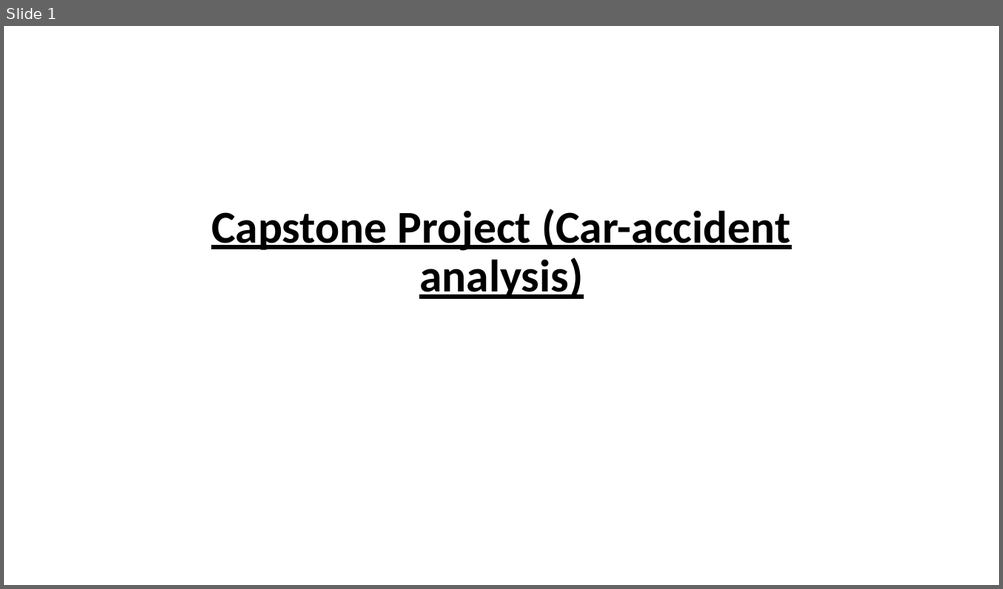
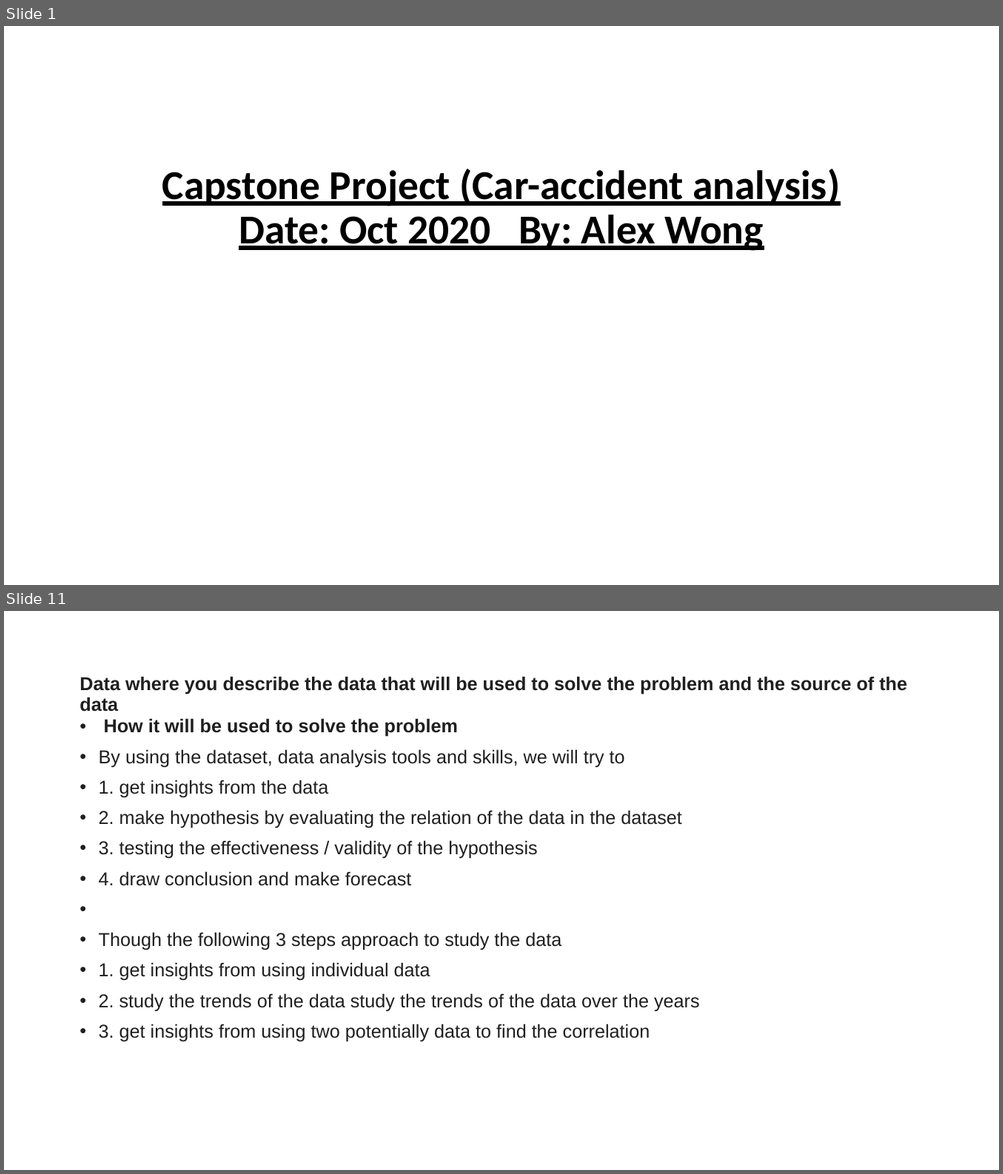
Before and after one commit to on99689nnnnn/Coursera_Capstone, a slide deck: Presentation - Coursera_Capstone.pptx. Shown one above the other, each under a label of ours: slide 1 before the commit, slides 1 and 11 after it; the slides between them are not shown. The pictures are 1003x589 and 1003x1174 pixels, drawn with LibreOffice and Linux fonts; fonts in the diff are those of the drawing. Boxes give left, top, right and bottom in pixels: in the first picture for what was removed or moved away, otherwise in the second. Text is boxed around its words. In the diff, an @@ line names an element or a change of style, - is before the commit and + after.

```diff
--- a/Presentation - Coursera_Capstone.pptx
+++ b/Presentation - Coursera_Capstone.pptx
@@ slide 11 added at (x1=4, y1=611, x2=999, y2=1170), background #FFFFFF @@
@@ title added at (x1=79, y1=676, x2=907, y2=712), 18 pt, text #1F1F1F, bold @@
+Data where you describe the data that will be used to solve the problem and the source of the data
@@ text added at (x1=99, y1=718, x2=700, y2=1042), 18 pt, text #1F1F1F @@
+• How it will be used to solve the problem
+• By using the dataset, data analysis tools and skills, we will try to
+• 1. get insights from the data
+• 2. make hypothesis by evaluating the relation of the data in the dataset
+• 3. testing the effectiveness / validity of the hypothesis
+• 4. draw conclusion and make forecast
+• Though the following 3 steps approach to study the data
+• 1. get insights from using individual data
+• 2. study the trends of the data study the trends of the data over the years
+• 3. get insights from using two potentially data to find the correlation
@@ slide 1 changed as well @@
@@ title at (x1=162, y1=169, x2=839, y2=251): text changed; size 44 to 39.6 pt @@
-Capstone Project (Car-accident analysis)
+Capstone Project (Car-accident analysis)
+Date: Oct 2020 By: Alex Wong
```
Also in this commit, not shown: 6 other slides changed, 33 other slides added, 6 other files.
